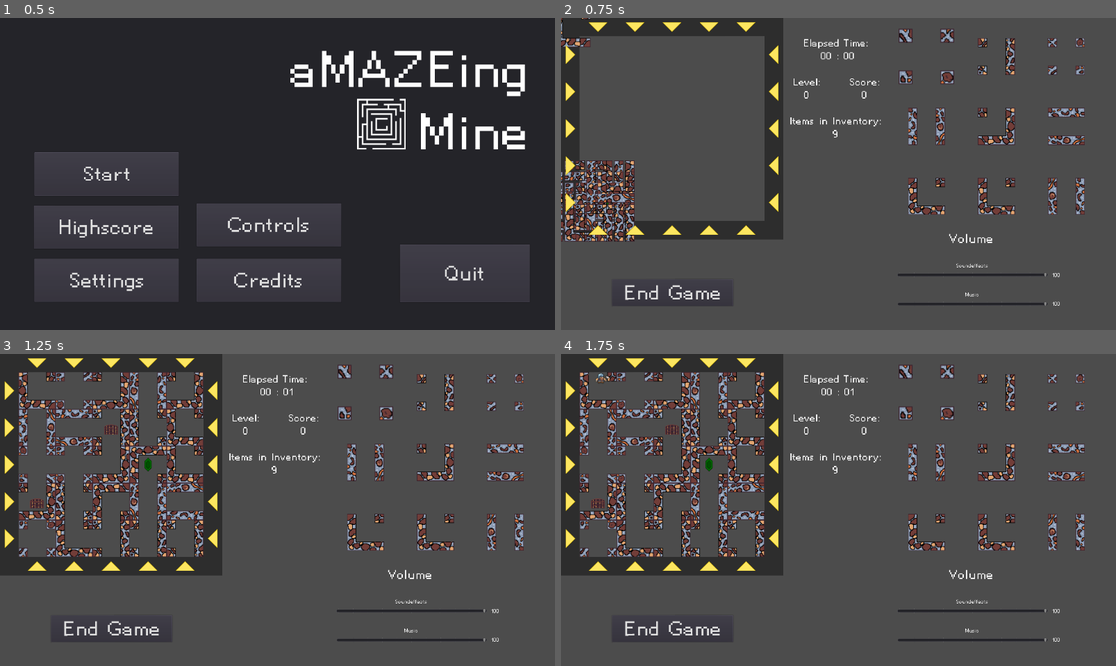
Above: before the commit, frames 1-4 (two rows, left to right).
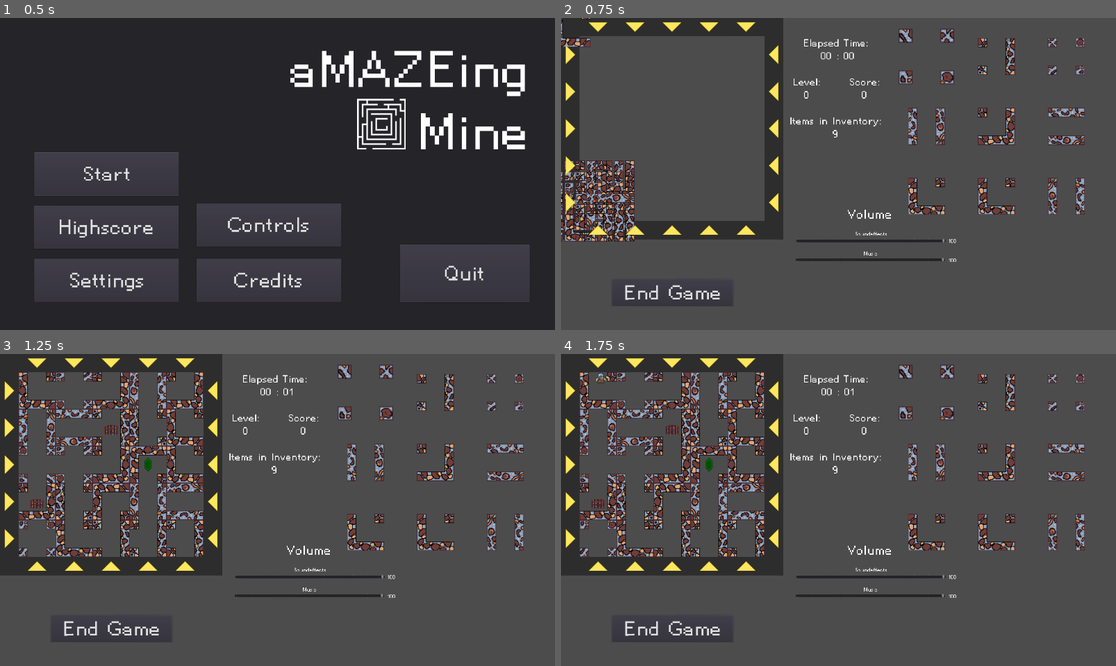
Above: after the commit, the same moments.

Repository: DorianSnowball/amazeing-mine
Game: Godot game, scene res://menu.tscn
The game is run twice, just before and just after one commit, with the same random seed, the same clock (stepped at 60 frames per second) and the same inputs. The engine's default icon, where the game draws it, is replaced by a stand-in: a white triangle on a blue panel in a dark square. Sound files missing from this copy of the repository are replaced by a short silence.
Inputs:
- Up to frame 1 (0.5 s): no input
- Up to frame 2 (0.75 s): click "Start" at 0.5 s
- Up to frame 3 (1.25 s): no input
- Up to frame 4 (1.75 s): hold D (move_right) from 1.28 s (still down); tap R (rope) at 1.35 s; tap Space (jump) at 1.52 s

Frame 1 is identical in both runs. In frame 2, 1.1% of the frame differs, in the area x 42-90%, y 61-93%; in frame 3, 1.1%; in frame 4, 1.1%.
Error in both runs: Unable to iterate on object of type 'Nil'. (res://Highscore.gd:32)

Commit message:
resized volume frame

Diff:
--- a/game/MainUI.tscn
+++ b/game/MainUI.tscn
@@ -133,8 +133,8 @@
 [node name="Music" parent="." instance=ExtResource( 8 )]
 
 [node name="Volume" parent="." instance=ExtResource( 9 )]
-margin_left = 921.697
-margin_top = 608.46
-margin_right = 921.697
-margin_bottom = 434.46
+margin_left = 105.889
+margin_top = 224.053
+margin_right = 105.889
+margin_bottom = 224.053
 rect_scale = Vector2( 0.5201, 0.5201 )
--- a/game/Volume.tscn
+++ b/game/Volume.tscn
@@ -4,9 +4,14 @@
 [ext_resource path="res://Volume.gd" type="Script" id=2]
 
 [node name="Volume" type="Control"]
-anchor_right = 1.0
-anchor_bottom = 1.0
-margin_bottom = -174.0
+anchor_left = 0.5
+anchor_top = 0.5
+anchor_right = 0.5
+anchor_bottom = 0.5
+margin_left = -960.891
+margin_top = -62.0
+margin_right = 959.109
+margin_bottom = 388.0
 script = ExtResource( 2 )
 __meta__ = {
 "_edit_use_anchors_": false
@@ -14,11 +19,13 @@
 
 [node name="Volume_label" type="RichTextLabel" parent="."]
 anchor_left = 0.5
+anchor_top = 0.5
 anchor_right = 0.5
-margin_left = -248.0
-margin_top = 250.0
-margin_right = 239.0
-margin_bottom = 360.0
+anchor_bottom = 0.5
+margin_left = -240.0
+margin_top = -213.0
+margin_right = 247.0
+margin_bottom = -103.0
 rect_pivot_offset = Vector2( -532.5, 430 )
 theme = ExtResource( 1 )
 bbcode_enabled = true
@@ -33,10 +40,10 @@
 anchor_top = 0.5
 anchor_right = 0.5
 anchor_bottom = 0.5
-margin_left = -243.5
-margin_top = 5.5
-margin_right = 243.5
-margin_bottom = 106.5
+margin_left = -231.056
+margin_top = -53.4768
+margin_right = 255.944
+margin_bottom = 47.5232
 rect_pivot_offset = Vector2( -532.5, 430 )
 theme = ExtResource( 1 )
 bbcode_enabled = true
@@ -51,10 +58,10 @@
 anchor_top = 0.5
 anchor_right = 0.5
 anchor_bottom = 0.5
-margin_left = 528.0
-margin_top = 68.0
-margin_right = 592.0
-margin_bottom = 113.0
+margin_left = 518.0
+margin_top = -5.0
+margin_right = 586.0
+margin_bottom = 40.0
 rect_pivot_offset = Vector2( -532.5, 430 )
 theme = ExtResource( 1 )
 bbcode_enabled = true
@@ -65,10 +72,14 @@
 }
 
 [node name="sfx" type="HSlider" parent="."]
-margin_left = 464.0
-margin_top = 510.0
-margin_right = 964.0
-margin_bottom = 542.0
+anchor_left = 0.5
+anchor_top = 0.5
+anchor_right = 0.5
+anchor_bottom = 0.5
+margin_left = -487.982
+margin_top = -15.8909
+margin_right = 12.0179
+margin_bottom = 16.1091
 rect_scale = Vector2( 2, 2 )
 theme = ExtResource( 1 )
 value = 100.0
@@ -84,10 +95,10 @@
 anchor_top = 0.5
 anchor_right = 0.5
 anchor_bottom = 0.5
-margin_left = -243.5
-margin_top = 197.5
-margin_right = 243.5
-margin_bottom = 298.5
+margin_left = -233.7
+margin_top = 78.409
+margin_right = 253.3
+margin_bottom = 179.409
 rect_pivot_offset = Vector2( -532.5, 430 )
 theme = ExtResource( 1 )
 bbcode_enabled = true
@@ -102,10 +113,10 @@
 anchor_top = 0.5
 anchor_right = 0.5
 anchor_bottom = 0.5
-margin_left = 528.0
-margin_top = 260.0
-margin_right = 592.0
-margin_bottom = 305.0
+margin_left = 518.0
+margin_top = 123.0
+margin_right = 589.0
+margin_bottom = 168.0
 rect_pivot_offset = Vector2( -532.5, 430 )
 theme = ExtResource( 1 )
 bbcode_enabled = true
@@ -116,10 +127,14 @@
 }
 
 [node name="music" type="HSlider" parent="."]
-margin_left = 465.782
-margin_top = 704.0
-margin_right = 965.782
-margin_bottom = 736.0
+anchor_left = 0.5
+anchor_top = 0.5
+anchor_right = 0.5
+anchor_bottom = 0.5
+margin_left = -492.436
+margin_top = 110.527
+margin_right = 7.56384
+margin_bottom = 142.527
 rect_scale = Vector2( 2, 2 )
 theme = ExtResource( 1 )
 value = 100.0
